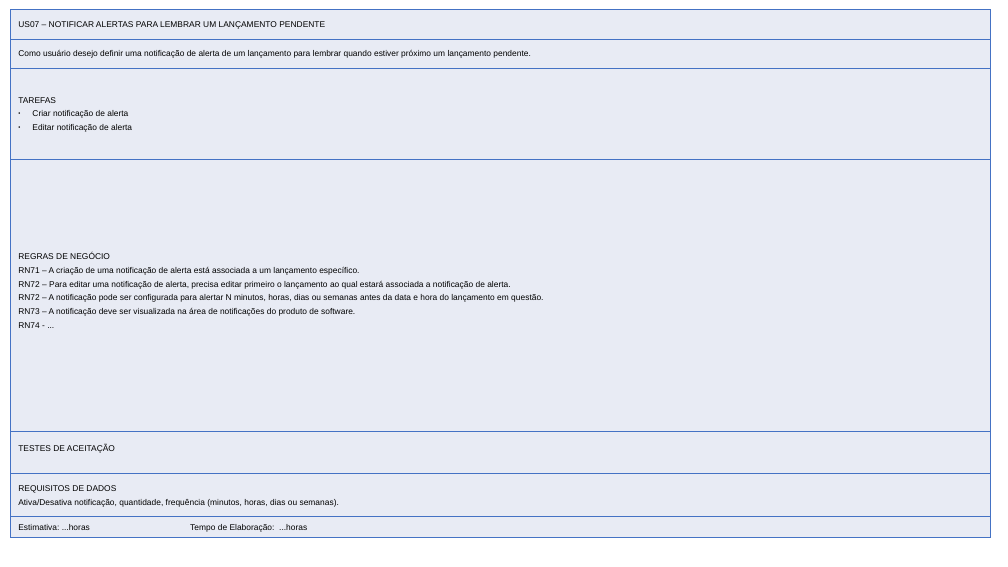
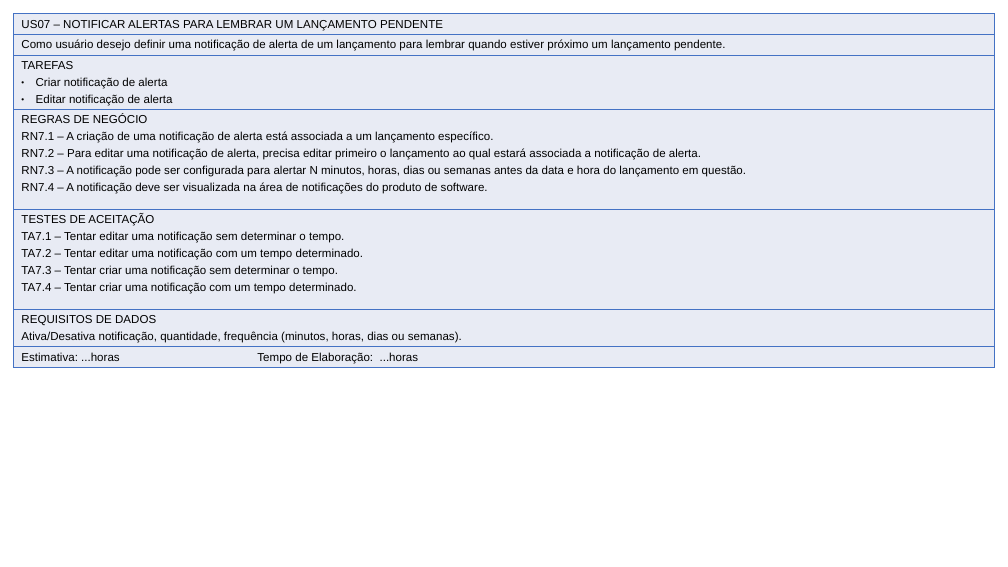
Before and after one commit to evertonschuster/GestaoFinancaPessoal, a slide deck: slide 3 of GestaoFinancaPessoal/GestaoFinancaPessoal/Documentos/Entrega-02/UserStories.pptx. Drawn at 1008x567 pixels with LibreOffice and Linux fonts; fonts in the diff are those of the drawing. Boxes give left, top, right and bottom in pixels: in the first picture for what was removed or moved away, otherwise in the second. Text is boxed around its words. In the diff, an @@ line names an element or a change of style, - is before the commit and + after.

Commit message:
UserStories v2 e Testes de aceitação (04,07,08)

```diff
--- a/GestaoFinancaPessoal/GestaoFinancaPessoal/Documentos/Entrega-02/UserStories.pptx
+++ b/GestaoFinancaPessoal/GestaoFinancaPessoal/Documentos/Entrega-02/UserStories.pptx
@@ table at [14, 14, 994, 402] @@
-row 4, column 1: REGRAS DE NEGÓCIO / RN71 – A criação de uma notificação de alerta está associada a um lançamento específico. / RN72 – Para editar uma notificação de alerta, precisa editar primeiro o lançamento ao qual estará associada a notificação de alerta. / RN72 – A notificação pode ser configurada para alertar N minutos, horas, dias ou semanas antes da data e hora do lançamento em questão. / RN73 – A notificação deve ser visualizada na área de notificações do produto de software. / RN74 - ...
+row 4, column 1: REGRAS DE NEGÓCIO / RN7.1 – A criação de uma notificação de alerta está associada a um lançamento específico. / RN7.2 – Para editar uma notificação de alerta, precisa editar primeiro o lançamento ao qual estará associada a notificação de alerta. / RN7.3 – A notificação pode ser configurada para alertar N minutos, horas, dias ou semanas antes da data e hora do lançamento em questão. / RN7.4 – A notificação deve ser visualizada na área de notificações do produto de software.
-row 5, column 1: TESTES DE ACEITAÇÃO
+row 5, column 1: TESTES DE ACEITAÇÃO / TA7.1 – Tentar editar uma notificação sem determinar o tempo. / TA7.2 – Tentar editar uma notificação com um tempo determinado. / TA7.3 – Tentar criar uma notificação sem determinar o tempo. / TA7.4 – Tentar criar uma notificação com um tempo determinado.
@@ size 8 to 11 pt in "US07 – NOTIFICAR ALERTAS PARA LEMBRAR UM ...", "Como usuário desejo definir uma notificação de ...", "TAREFAS", "Criar notificação de alerta" and 4 more places @@
@@ table: place and size @@
-table at [11, 9, 991, 537]
+table at [14, 14, 994, 402]
```
Also in this commit, not shown: 2 other slides changed, 3 other files.
